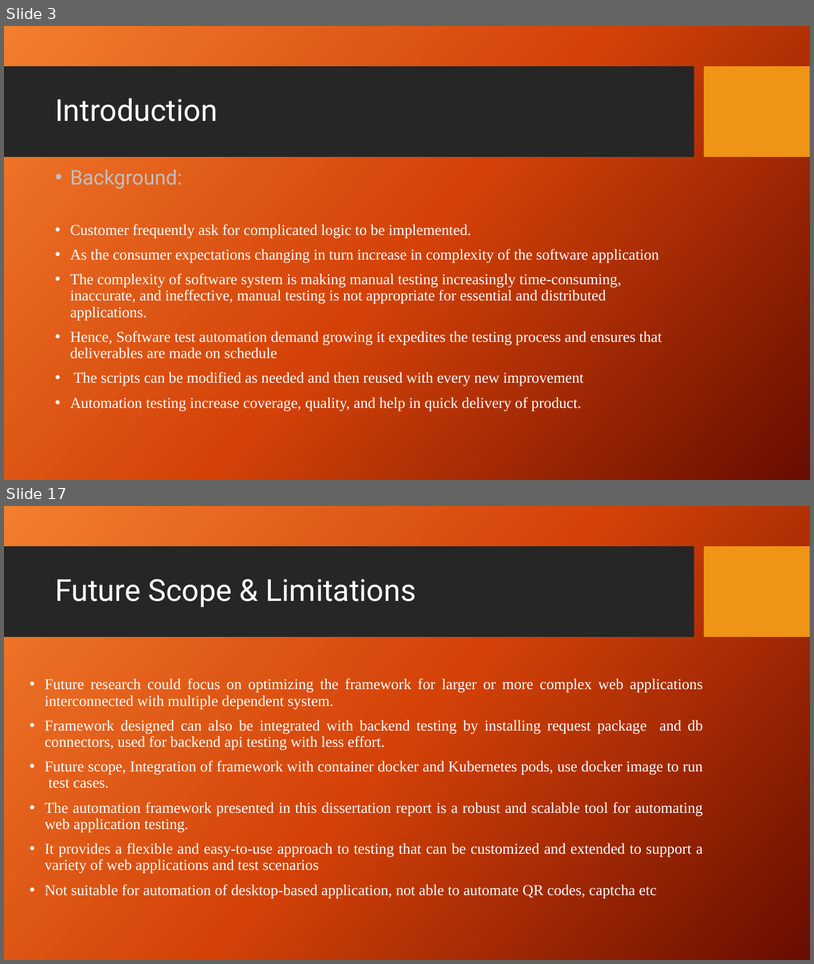
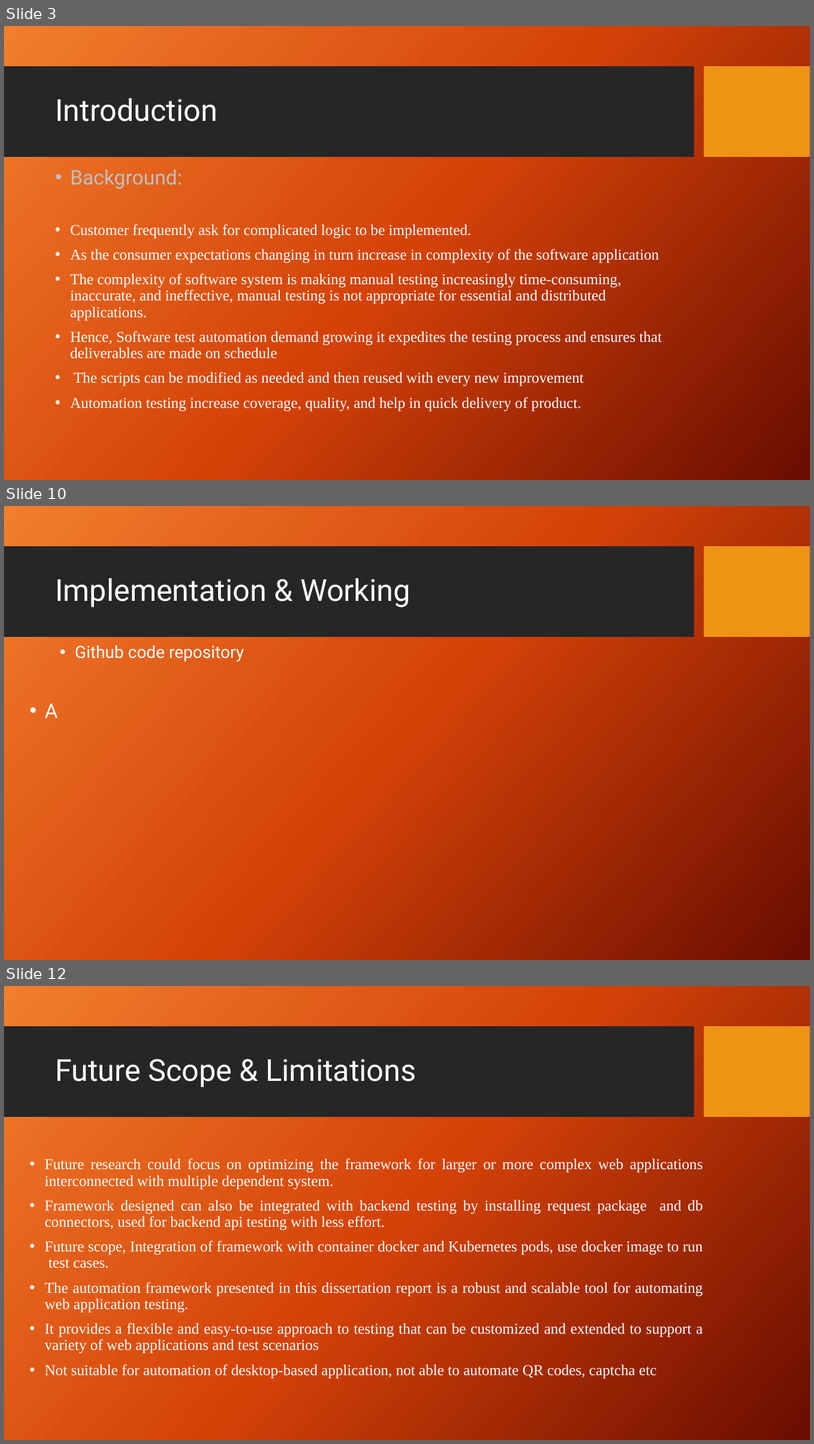
Before and after one commit to ShelkeAkshay-2022mt93331/dissertation, a slide deck: 7_Reports/3_Final_PPT/2022mt93331.pptx. Shown one above the other, each under a label of ours: slides 3 and 17 before the commit, slides 3, 10 and 12 after it; the slides between them are not shown. The pictures are 814x964 and 814x1444 pixels, drawn with LibreOffice and Linux fonts; fonts in the diff are those of the drawing; background and template pictures are left out. Boxes give left, top, right and bottom in pixels: in the first picture for what was removed or moved away, otherwise in the second. Text is boxed around its words. In the diff, an @@ line names an element or a change of style, - is before the commit and + after.

```diff
--- a/7_Reports/3_Final_PPT/2022mt93331.pptx
+++ b/7_Reports/3_Final_PPT/2022mt93331.pptx
@@ slide 10 added at bbox=[4, 506, 810, 960], background picture (left out); not listed: 2 template elements that a slide beside it also shows @@
@@ title added at bbox=[55, 578, 411, 607], 36 pt, text #FFFFFF @@
+Implementation & Working
@@ text added at bbox=[45, 645, 244, 718], 20 pt, text #FFFFFF @@
+  • Github code repository
+• A
@@ what was slide 17 is now slide 12 @@
```
Also in this commit, not shown: 6 slides changed, 3 other slides added, 9 slides removed.
